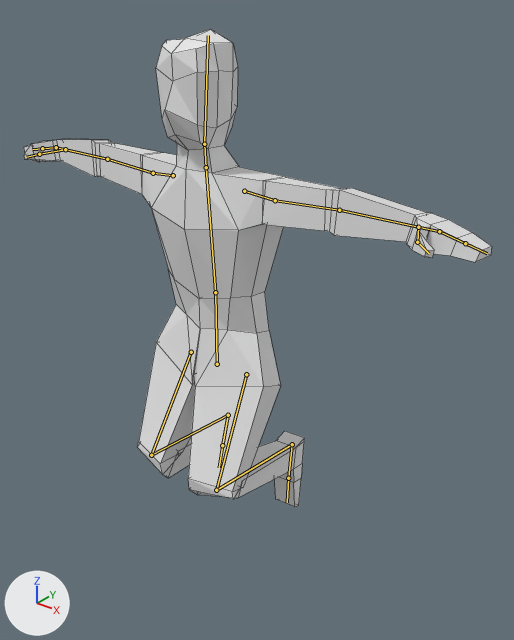
The Blender file MoodyPixel3D/Assets/Mood/Elements/Characters/Humanoid/humanoid.blend, before and after one commit.
Rendered twice from a 50 mm camera at (8.17, -9.15, 11.63) aimed at (0.56, 0.37, 5.73). Arrows for +X, +Y and +Z are at lower left; the lights stay in place. The bones that bend it are drawn over the model as lines. Mesh edges are drawn as thin lines.

Names of what the first picture shows: 'Dude'.
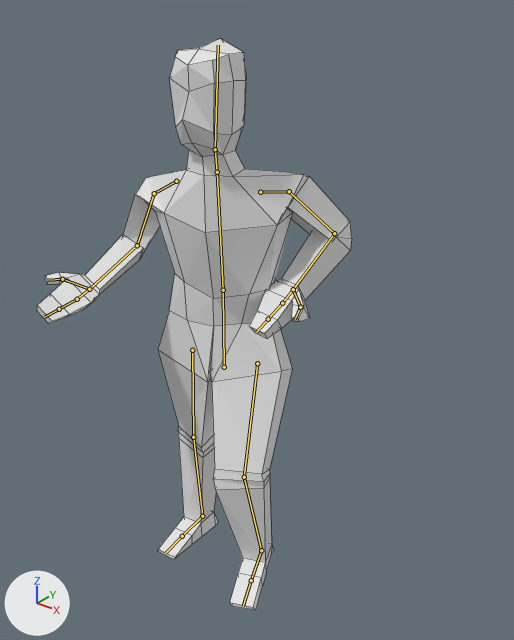
The newer file adds an action. The first version stands in its rest pose; the second is drawn at frame 0 of the action 'ConversationB'.

Location of each change, (x1, y1, x2, y2) in pixels of the pictures (514 x 640 px):
'Dude', posed (33% narrower, 20% taller): before (24, 29, 492, 506); after (37, 39, 352, 610)
bone 'Hips', root to tip: before (217, 364) to (215, 292); after (224, 367) to (223, 290)
bone 'Neck', root to tip: before (206, 167) to (204, 144); after (217, 172) to (215, 149)
bone 'Head', root to tip: before (204, 144) to (208, 35); after (215, 149) to (218, 45)
bone 'Arm.R', root to tip: before (173, 175) to (153, 173); after (176, 181) to (154, 193)
bone 'Arm.L', root to tip: before (244, 191) to (275, 200); after (260, 192) to (289, 191)

What the commit changed:
Bone 'Hips' (bone_hips) moves from (0.0, 0.0, 0.0) to (-0.3, -0.16, 0.48).
Bone 'Hips' (bone_hips) turns from (0, 0, 0) to (-2, 17, -1) degrees about its own x, y and z.
Bone 'Neck' (bone_neck) turns from (0, 0, 0) to (1, -19, -1) degrees about its own x, y and z.
Bone 'Head' (bone_head) turns from (0, 0, 0) to (1, 8, 0) degrees about its own x, y and z.
Bone 'Arm.R' (bone_arm_r) turns from (0, 0, 0) to (25, 4, 0) degrees about its own x, y and z.
Bone 'Arm.L' (bone_arm_l) turns from (0, 0, 0) to (3, -5, -45) degrees about its own x, y and z.
Bone 'HandIK.R' (bone_handik_r) moves from (0.0, 0.0, 0.0) to (1.14, -1.34, 3.46).
Bone 'HandIK.R' (bone_handik_r) turns from (0, 0, 0) to (155, 28, 78) degrees about its own x, y and z.
Bone 'LegIK.R' (bone_legik_r) moves from (0.0, 0.0, 0.0) to (-0.01, 0.58, 0.25).
Bone 'LegIK.R' (bone_legik_r) turns from (0, 0, 0) to (-85, -3, 7) degrees about its own x, y and z.
Bone 'ElbowIK.R' (bone_elbowik_r) moves from (0.0, 0.0, 0.0) to (-3.05, 0.01, 1.12).
Bone 'LegIK.L' (bone_legik_l) moves from (0.0, 0.0, 0.0) to (0.04, -0.33, -1.14).
Bone 'LegIK.L' (bone_legik_l) turns from (0, 0, 0) to (-71, -3, 20) degrees about its own x, y and z.
Bone 'HandIK.L' (bone_handik_l) moves from (0.0, 0.0, 0.0) to (1.15, -2.67, 2.12).
Bone 'HandIK.L' (bone_handik_l) turns from (0, 0, 0) to (137, 3, -74) degrees about its own x, y and z.
Bone 'ElbowIK.L' (bone_elbowik_l) moves from (0.0, 0.0, 0.0) to (2.97, 1.02, 1.04).
